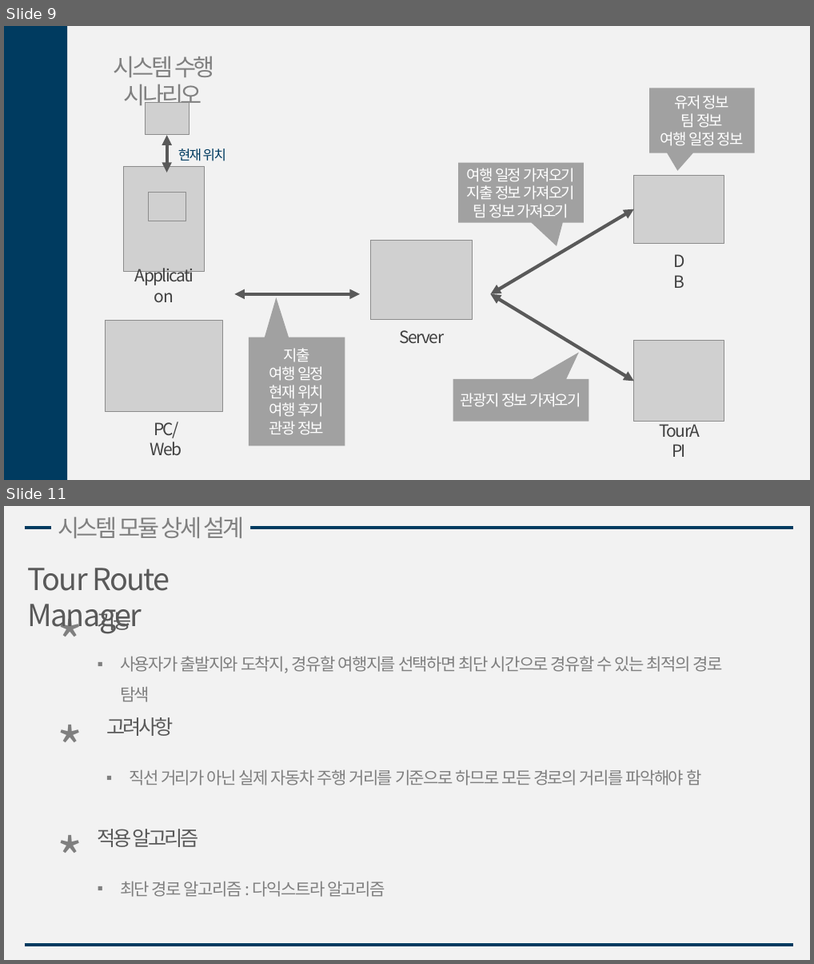
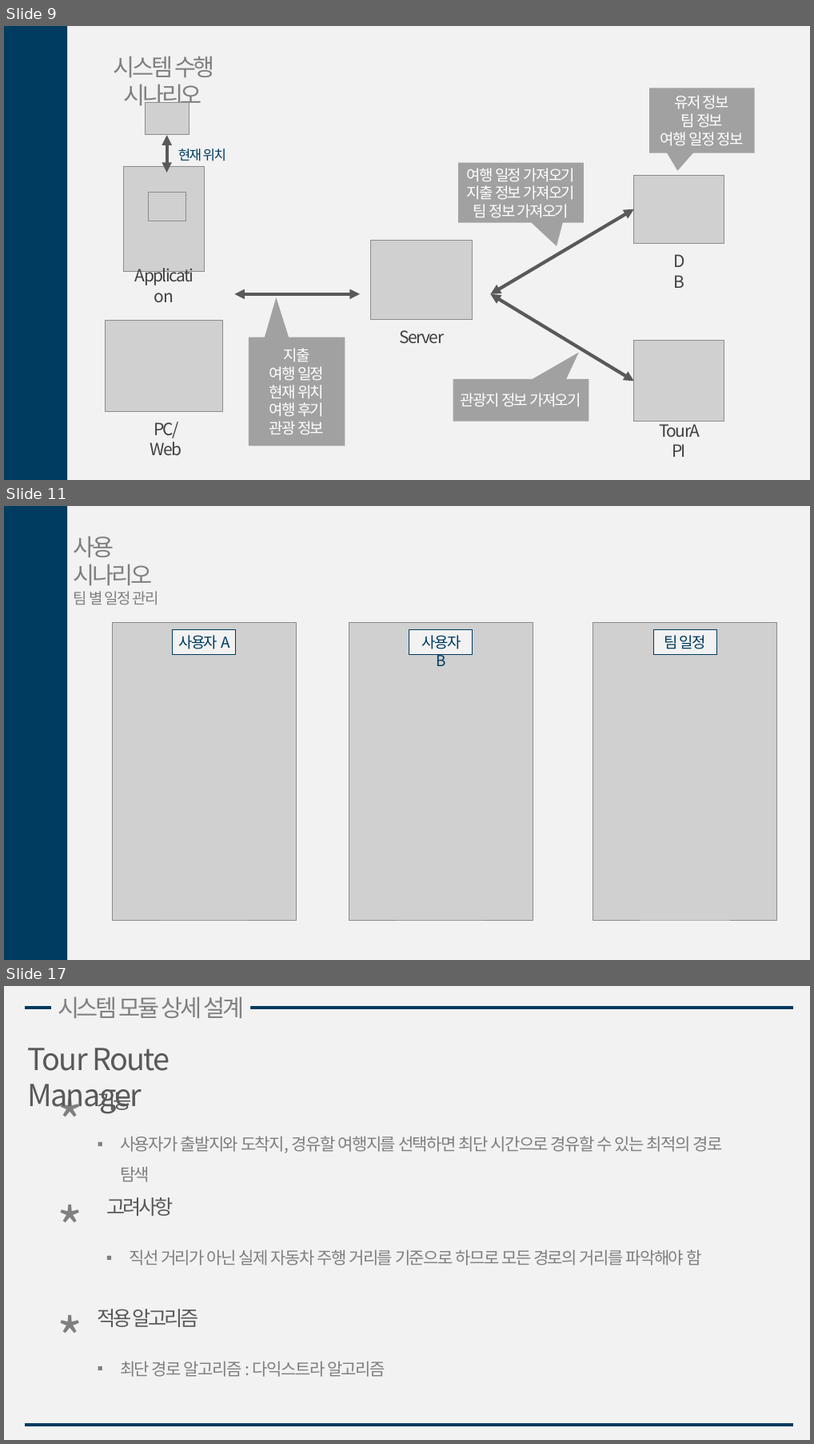
Before and after one commit to gmlrud1211/project, a slide deck: document/설계서.pptx. Shown one above the other, each under a label of ours: slides 9 and 11 before the commit, slides 9, 11 and 17 after it; the slides between them are not shown. The pictures are 814x964 and 814x1444 pixels, drawn with LibreOffice and Linux fonts; fonts in the diff are those of the drawing; grey boxes stand for pictures. Boxes give left, top, right and bottom in pixels: in the first picture for what was removed or moved away, otherwise in the second. Text is boxed around its words. In the diff, an @@ line names an element or a change of style, - is before the commit and + after.

```diff
--- a/document/설계서.pptx
+++ b/document/설계서.pptx
@@ slide 11 added at [4,506,810,960], background #F2F2F2 @@
@@ rectangle added at [4,506,67,960], fill #003B60 @@
@@ text added at [74,536,159,605], 28 pt, text #808080 @@
+사용 시나리오
+팀 별 일정 관리
@@ picture added at [112,622,296,920] @@
@@ picture added at [112,622,297,920] @@
@@ picture added at [349,622,533,920] @@
@@ picture added at [349,622,534,920] @@
@@ picture added at [594,622,778,920] @@
@@ rectangle added at [173,630,236,654], fill #F2F2F2, outline #003B60 0.75 pt, 18 pt, text #003B60 @@
+사용자 A
@@ rectangle added at [410,630,473,654], fill #F2F2F2, outline #003B60 0.75 pt, 18 pt, text #003B60 @@
+사용자 B
@@ rectangle added at [654,630,718,654], fill #F2F2F2, outline #003B60 0.75 pt, 18 pt, text #003B60 @@
+팀 일정
@@ what was slide 11 is now slide 17 @@
```
Also in this commit, not shown: 4 slides changed, 14 other slides added.
